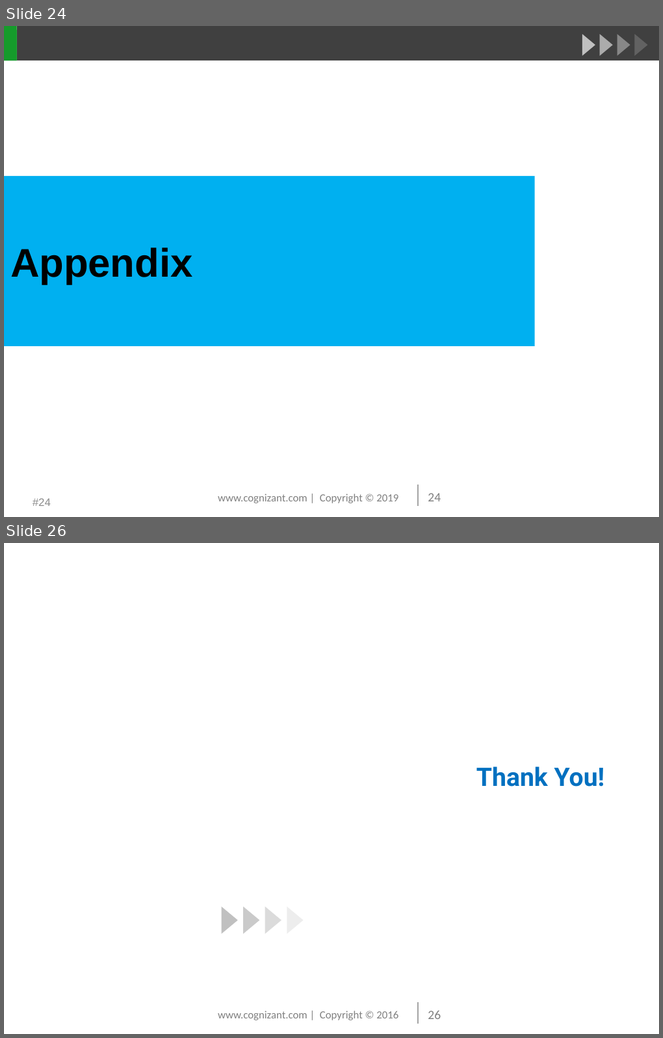
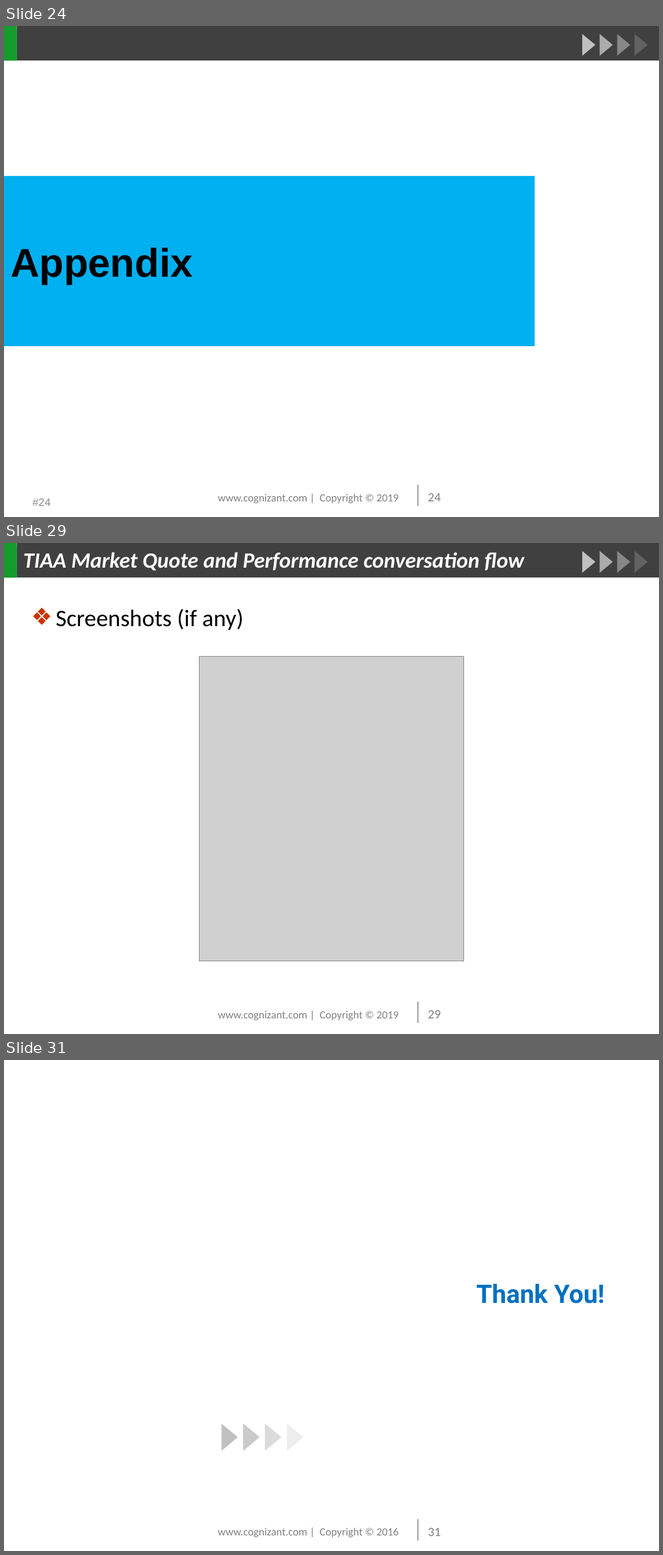
Before and after one commit to beulahmercy/myreact-quiz, a slide deck: TIAA Alexa Skill-PMR July 2019.pptx. Shown one above the other, each under a label of ours: slides 24 and 26 before the commit, slides 24, 29 and 31 after it; the slides between them are not shown. The pictures are 663x1038 and 663x1555 pixels, drawn with LibreOffice and Linux fonts; fonts in the diff are those of the drawing; grey boxes stand for pictures; background and template pictures are left out. Boxes give left, top, right and bottom in pixels: in the first picture for what was removed or moved away, otherwise in the second. Text is boxed around its words. In the diff, an @@ line names an element or a change of style, - is before the commit and + after.

```diff
--- a/TIAA Alexa Skill-PMR July 2019.pptx
+++ b/TIAA Alexa Skill-PMR July 2019.pptx
@@ slide 29 added at bbox=[4, 543, 659, 1034], background picture (left out); not listed: 15 template elements that a slide beside it also shows @@
@@ title added at bbox=[24, 552, 525, 571], 24 pt, text #FFFFFF, bold, italic @@
+TIAA Market Quote and Performance conversation flow
@@ text added at bbox=[56, 609, 243, 630], 26 pt, text #000000 @@
+❖ Screenshots (if any)
@@ picture added at bbox=[199, 657, 464, 962] @@
@@ what was slide 26 is now slide 31 @@
@@ page number at bbox=[428, 1528, 441, 1536]: text changed @@
-26
+31
```
Also in this commit, not shown: 3 slides changed, 4 other slides added.
